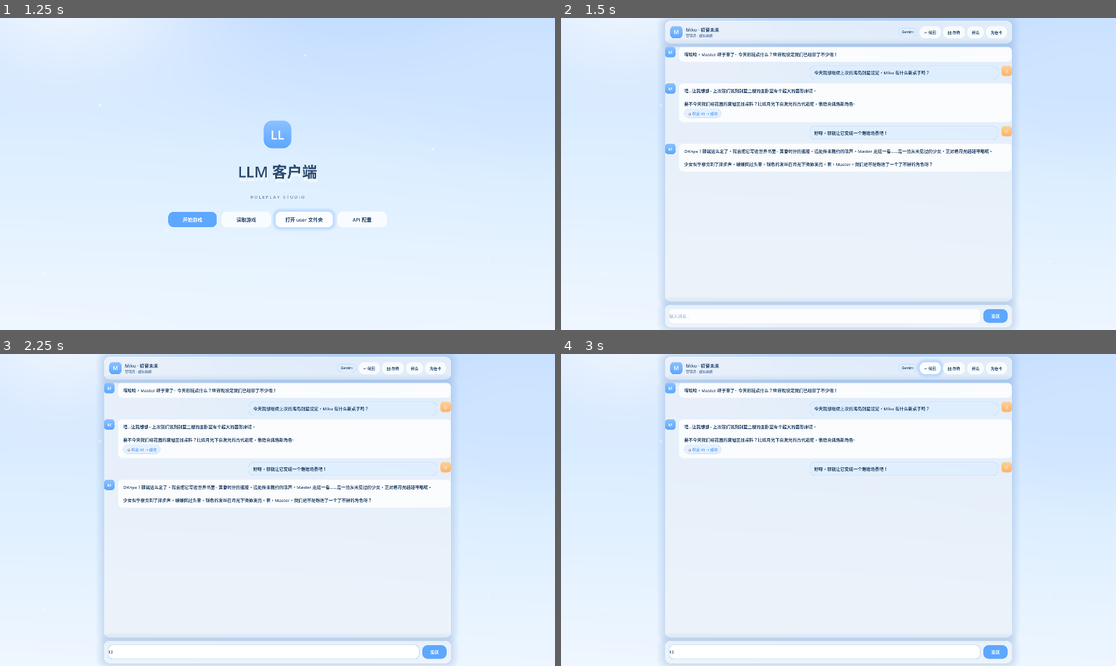
Above: before the commit, frames 1-4 (two rows, left to right).
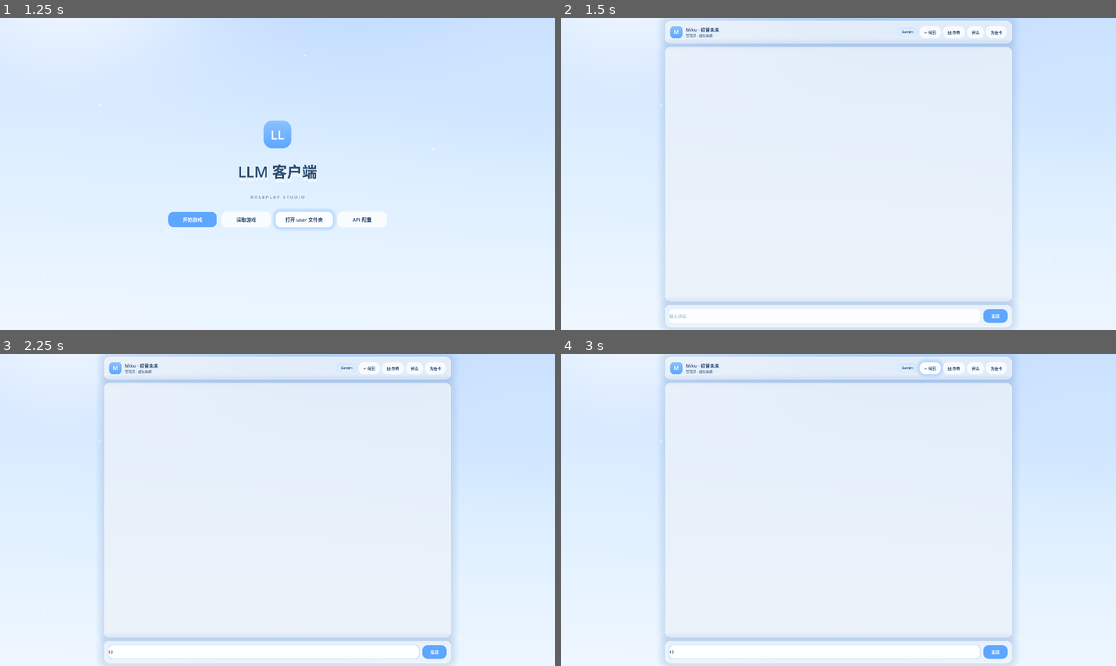
Above: after the commit, the same moments.

Repository: maru044/godot-llm-client
Game: Godot game, scene res://scenes/main.tscn
Same seed, same stepped clock (60 frames per second), same inputs: the game is played once before the commit and once after it.
Inputs (mouse positions are in pixels of both pictures, inside the frame that each line leads up to):
- Up to frame 1 (1.25 s): click "打开 user 文件夹" at 0.5 s
- Up to frame 2 (1.5 s): click "开始游戏" at 1.25 s
- Up to frame 3 (2.25 s): click (266, 653) at 2.02 s; type "12" at 2.1 s
- Up to frame 4 (3 s): click "↩ 倒回" at 2.75 s

Frame 1 is identical in both runs. In frame 2, 2.5% of the frame differs, in the area x 18-82%, y 9-48%; in frame 3, 2.5%; in frame 4, 1.7%.

Commit message:
fix: 修复4处基础功能(存档/打开user目录/聊天气泡/存读档)

Diff:
--- a/scripts/SaveManager.gd
+++ b/scripts/SaveManager.gd
@@ -126,6 +126,10 @@
 	var slot_id = "slot_%d" % (slot_index + 1)
 	var save_path = SAVES_DIR + slot_id + "/"
 
+	# 确保 temp_run 存在，否则写 metadata 和复制都会失败
+	if not DirAccess.dir_exists_absolute(TEMP_RUN_DIR):
+		DirAccess.make_dir_recursive_absolute(TEMP_RUN_DIR)
+
 	var meta = {
 		"created_at": Time.get_datetime_string_from_system(),
 		"game_state": game_state,
--- a/scripts/UIShell.gd
+++ b/scripts/UIShell.gd
@@ -247,15 +247,7 @@
 	scroll.add_child(msg_box)
 	_msg_box = msg_box
 
-	# 5 条示例对话（与 HTML 一致）
-	_add_chat_message(msg_box, "char", "喵哈哈，Master 终于来了~ 今天想玩点什么？世界观设定我们已经聊了不少哦！")
-	_add_chat_message(msg_box, "user", "今天我想继续上次的海岛别墅设定，Miku 有什么新点子吗？")
-	_add_chat_message(msg_box, "char",
-		"唔…让我想想~ 上次我们说到别墅二楼的主卧室有个超大的圆形床呢。\n\n要不今天我们给花园的废墟区加点料？比如月光下会发光的古代遗迹，很适合偶遇新角色~",
-		{"roll": "🎲 检定 45 → 成功"})
-	_add_chat_message(msg_box, "user", "好呀，那就让它变成一个邂逅场景吧！")
-	_add_chat_message(msg_box, "char",
-		"OKnya！那就这么定了，我会把它写进世界书里~ 黄昏时分的遗迹，远处传来隐约的歌声，Master 走近一看……是一位从未见过的少女，正对着月光轻轻哼唱呢。\n\n少女似乎察觉到了脚步声，缓缓回过头来，银色的发丝在月光下微微发亮。啊，Master，我们是不是邂逅了一个了不得的角色呀？")
+	# 不再放示例假气泡；聊天页消息由真实对话/读档动态生成
 
 	# ------ 输入栏 ------
 	var input_bar := _glass(18, 14)
@@ -963,8 +955,13 @@
 	close_overlay("overlay-api")
 
 ## 打开 user:// 数据目录（资源管理器）
+## 注意：OS.shell_open 需要真实绝对路径，不能用虚拟 user:// 路径
 func _on_open_user_dir() -> void:
-	OS.shell_open("user://")
+	var abs := ProjectSettings.globalize_path("user://")
+	if abs != "":
+		OS.shell_open(abs)
+	else:
+		toast("无法定位 user 目录")
 
 # ================= 存档槽位 =================
 func _refresh_save_slots() -> void:
@@ -972,8 +969,18 @@
 	var slots: VBoxContainer = ov.find_child("SlotsBox", true, false)
 	for child in slots.get_children():
 		child.queue_free()
-	for i in range(FAKE_SLOTS.size()):
-		slots.add_child(_make_save_slot(i, FAKE_SLOTS[i]))
+	# 从 SaveManager 读取真实槽位数据（空槽位于多 slot 对应位置返回 null）
+	var sm = get_node_or_null("/root/SaveManager")
+	if sm == null:
+		return
+	var slot_infos = sm.get_slots_info()
+	if slot_infos.size() > 0:
+		for i in range(slot_infos.size()):
+			slots.add_child(_make_save_slot(i, slot_infos[i]))
+	else:
+		# 兜底：至少显示 MAX_SLOTS 个槽位
+		for i in range(SaveManagerClass.MAX_SLOTS):
+			slots.add_child(_make_save_slot(i, null))
 
 func _make_save_slot(idx: int, slot) -> Control:
 	var row := PanelContainer.new()
@@ -997,7 +1004,9 @@
 	h.add_child(info)
 
 	if slot:
-		info.text = "#%d  |  Day %d  |  %s" % [idx + 1, slot["day"], slot["created"]]
+		var created = String(slot.get("created_at", "未知"))
+		var msg_count = int(slot.get("msg_count", 0))
+		info.text = "#%d  |  %s  |  %d 条消息" % [idx + 1, created, msg_count]
 	else:
 		info.text = "#%d  |  [color=#6d8cae][ 空槽位 ][/color]" % (idx + 1)
 
--- /dev/null
+++ b/tools/ui_fix_test.gd
@@ -0,0 +1,55 @@
+extends Node
+
+## 阶段6修复验证：存档槽位真实数据 + 打开user + 聊天气泡 + 真实存读档
+## 用法：--headless --scene res://tools/ui_fix_test.tscn
+
+func _ready() -> void:
+	var sm = get_node_or_null("/root/SaveManager")
+	var llm = get_node_or_null("/root/LLMClient")
+	print("[FIX] 验证存档/打开user/存读档")
+
+	# ---- 1. 存档槽位读取真实数据 ----
+	print("\n[FIX·存档] get_slots_info（初始）")
+	var slots = sm.get_slots_info()
+	if slots.size() == SaveManagerClass.MAX_SLOTS:
+		print("[FIX·存档] ✅ 槽位数量 = MAX_SLOTS")
+	else:
+		print("[FIX·存档] ❌ 槽位数量异常")
+
+	# ---- 2. open user dir 用绝对路径 ----
+	var abs = ProjectSettings.globalize_path("user://")
+	print("\n[FIX·userdir] user:// 绝对路径 = [", abs, "]")
+	if abs != "" and not abs.begins_with("user://"):
+		print("[FIX·userdir] ✅ 真实绝对路径")
+	else:
+		print("[FIX·userdir] ❌ 仍是虚拟路径")
+
+	# ---- 3. 真实存读档端到端 ----
+	print("\n[FIX·实存] 构造对话并保存到槽位0")
+	llm._chat_history = [
+		{"role": "user", "content": "{[Master最新行动/语言：你好]} ｝"},
+		{"role": "assistant", "content": "你好呀，Master~"},
+	]
+	var saved = sm.save_current_game(0)
+	print("[FIX·实存] 保存返回: ", saved)
+
+	# 重新读槽位，应非空、有 created_at/msg_count
+	var slots2 = sm.get_slots_info()
+	var s0 = slots2[0]
+	print("[FIX·实存] slot#1 数据: ", s0)
+	if s0 != null:
+		print("[FIX·实存] ✅ 槽位0 非空，created_at=", s0.get("created_at","?"), " msg_count=", s0.get("msg_count","?"))
+	else:
+		print("[FIX·实存] ❌ 槽位0 仍为空")
+
+	# 清空后读档还原
+	llm._chat_history = []
+	var data = sm.load_game_from_slot(0)
+	var restored = data.get("chat_history", [])
+	print("[FIX·实存] 读档还原条数: ", restored.size(), " 应为2")
+	if restored.size() == 2:
+		print("[FIX·实存] ✅ 存读档往返完整")
+	else:
+		print("[FIX·实存] ❌ 往返异常")
+
+	get_tree().quit(0)
--- /dev/null
+++ b/tools/ui_fix_test.tscn
@@ -0,0 +1,6 @@
+[gd_scene load_steps=2 format=3]
+
+[ext_resource type="Script" path="res://tools/ui_fix_test.gd" id="1_fix"]
+
+[node name="UiFixTest" type="Node"]
+script = ExtResource("1_fix")
